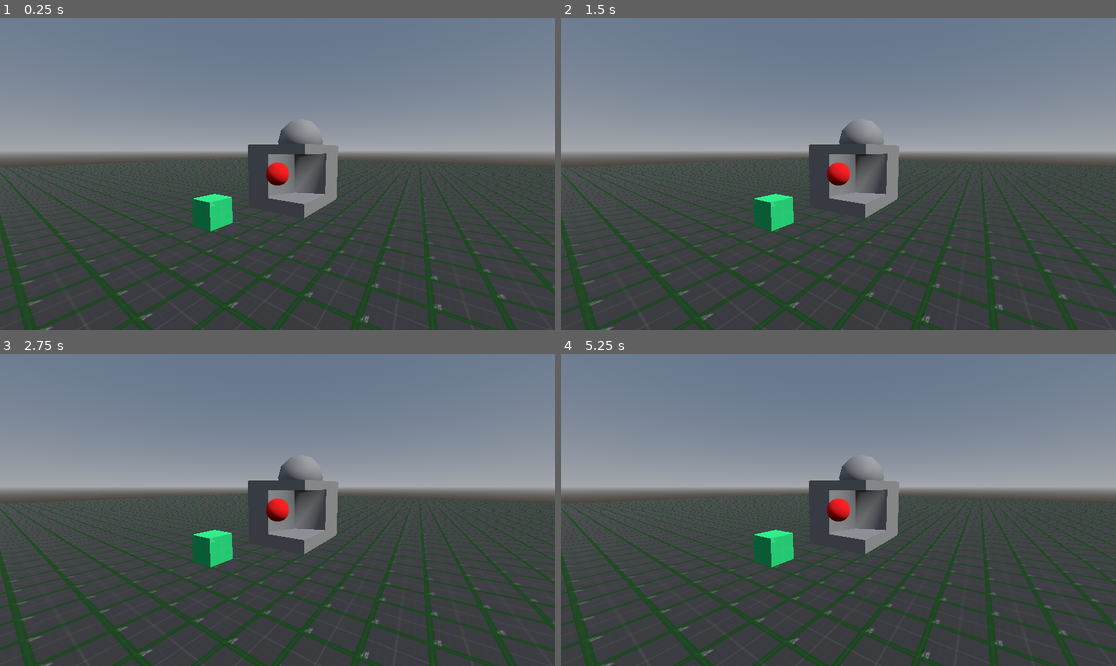
Above: before the commit, frames 1-4 (two rows, left to right).
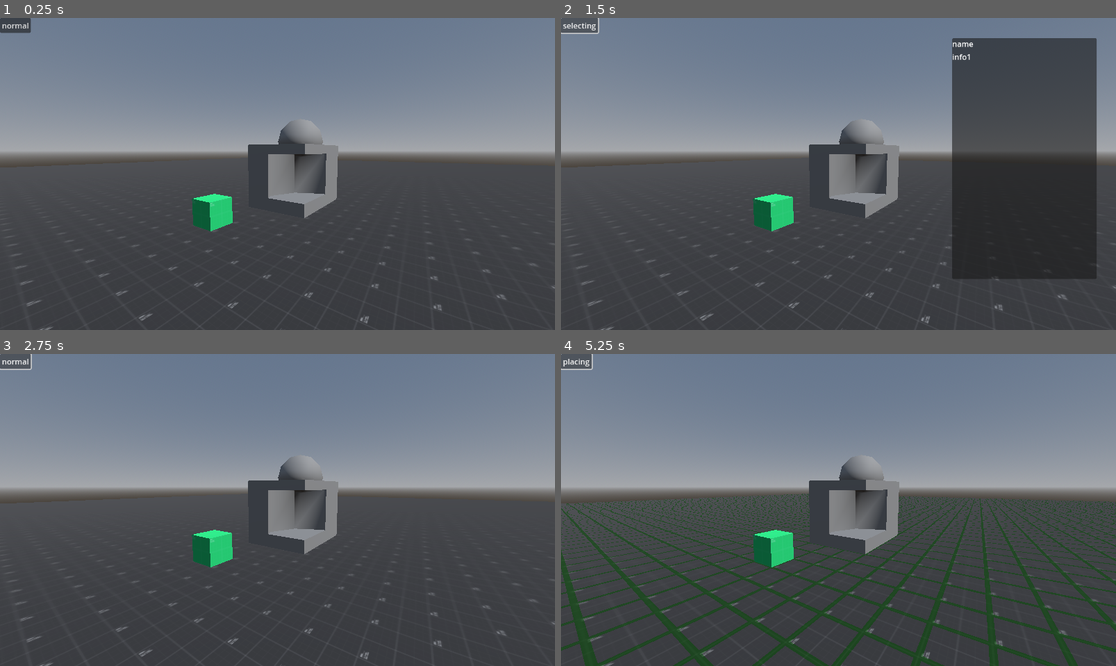
Above: after the commit, the same moments.

Repository: 0x5e8/mold-control
Game: Godot game, scene res://game.tscn
Same seed, same stepped clock (60 frames per second), same inputs: the game is played once before the commit and once after it.
Inputs (mouse positions are in pixels of both pictures, inside the frame that each line leads up to):
- Up to frame 1 (0.25 s): no input
- Up to frame 2 (1.5 s): click (577, 24) at 0.5 s, where only the run after the commit has a clickable "normal"; click (577, 24) at 1.25 s, where only the run after the commit has a clickable "placing"
- Up to frame 3 (2.75 s): click (16, 360) at 2 s, where only the run after the commit has a clickable "selecting"
- Up to frame 4 (5.25 s): click (577, 360) at 2.75 s, where only the run after the commit has a clickable "normal"; click (577, 360) at 3.5 s, where only the run after the commit has a clickable "placing"; click (577, 360) at 4.25 s, where only the run after the commit has a clickable "selecting"; click (577, 360) at 5 s, where only the run after the commit has a clickable "normal"

The runs differ from the first frame. In frame 1, 12% of the frame differs, in the area x 0-100%, y 0-100%; in frame 2, 29%; in frame 3, 12%; in frame 4, 0.5%.

Commit message:
building selecting + mode changing

Diff:
--- /dev/null
+++ b/game.gd
@@ -0,0 +1,5 @@
+extends Node3D
+
+func _process(delta: float) -> void:
+	if Input.is_action_just_pressed("select"):
+		var raycast = %camera.mouse_cast()
--- a/game.tscn
+++ b/game.tscn
@@ -1,18 +1,13 @@
-[gd_scene load_steps=13 format=3 uid="uid://bl6kx2v8meotl"]
+[gd_scene load_steps=12 format=3 uid="uid://bl6kx2v8meotl"]
 
-[ext_resource type="Script" path="res://test.gd" id="1_1f3l0"]
+[ext_resource type="Script" path="res://game.gd" id="1_nnyns"]
 [ext_resource type="PackedScene" uid="uid://pkjgwfcx7x34" path="res://class/Building.tscn" id="2_7bi7w"]
 [ext_resource type="PackedScene" uid="uid://cqiad0it050ig" path="res://building/lab/lab.tscn" id="2_402yj"]
 [ext_resource type="Script" path="res://mouse_controller.gd" id="2_bju7i"]
+[ext_resource type="Script" path="res://game_controller.gd" id="3_ex5qy"]
 [ext_resource type="Script" path="res://camera.gd" id="5_tx2k5"]
 [ext_resource type="PackedScene" uid="uid://osbqr5m0upwv" path="res://platform.tscn" id="6_1w6rt"]
 [ext_resource type="PackedScene" uid="uid://bngy16rweaggf" path="res://gridline.tscn" id="7_0tg6w"]
-
-[sub_resource type="StandardMaterial3D" id="StandardMaterial3D_gwqot"]
-albedo_color = Color(1, 0, 0, 1)
-
-[sub_resource type="SphereMesh" id="SphereMesh_ousop"]
-material = SubResource("StandardMaterial3D_gwqot")
 
 [sub_resource type="ProceduralSkyMaterial" id="ProceduralSkyMaterial_qrnaa"]
 
@@ -24,10 +19,13 @@
 sky = SubResource("Sky_vey25")
 
 [node name="game" type="Node3D"]
-script = ExtResource("1_1f3l0")
+script = ExtResource("1_nnyns")
 
 [node name="mouse-controller" type="Node" parent="."]
 script = ExtResource("2_bju7i")
+
+[node name="game-controller" type="Node" parent="."]
+script = ExtResource("3_ex5qy")
 
 [node name="buildings" type="Node" parent="."]
 
@@ -42,10 +40,6 @@
 transform = Transform3D(0.566406, 0.0932937, -0.818829, 0, 0.993572, 0.113203, 0.824126, -0.064119, 0.562765, -9.18591, 2.21914, 5.63261)
 script = ExtResource("5_tx2k5")
 
-[node name="point" type="MeshInstance3D" parent="."]
-transform = Transform3D(1, 0, 0, 0, 1, 0, 0, 0, 1, -6.29615, 0, 2.36346)
-mesh = SubResource("SphereMesh_ousop")
-
 [node name="environment" type="WorldEnvironment" parent="."]
 environment = SubResource("Environment_0836c")
 
@@ -56,4 +50,47 @@
 transform = Transform3D(1, 0, 0, 0, 1, 0, 0, 0, 1, 0, -0.5, 0)
 
 [node name="gridline" parent="." instance=ExtResource("7_0tg6w")]
+unique_name_in_owner = true
 transform = Transform3D(1, 0, 0, 0, 1, 0, 0, 0, 1, 0, -0.5, 0)
+visible = false
+
+[node name="Control" type="Control" parent="."]
+layout_mode = 3
+anchors_preset = 0
+offset_right = 40.0
+offset_bottom = 40.0
+
+[node name="mode-button" type="Button" parent="Control"]
+unique_name_in_owner = true
+layout_mode = 0
+offset_right = 8.0
+offset_bottom = 8.0
+text = "normal"
+
+[node name="properties-panel" type="Panel" parent="Control"]
+unique_name_in_owner = true
+layout_mode = 0
+offset_left = 812.0
+offset_top = 42.0
+offset_right = 1112.0
+offset_bottom = 542.0
+
+[node name="VBoxContainer" type="VBoxContainer" parent="Control/properties-panel"]
+layout_mode = 1
+anchors_preset = 15
+anchor_right = 1.0
+anchor_bottom = 1.0
+grow_horizontal = 2
+grow_vertical = 2
+
+[node name="prop-name" type="Label" parent="Control/properties-panel/VBoxContainer"]
+unique_name_in_owner = true
+layout_mode = 2
+text = "name"
+
+[node name="prop-info" type="Label" parent="Control/properties-panel/VBoxContainer"]
+unique_name_in_owner = true
+layout_mode = 2
+text = "info1"
+
+[connection signal="pressed" from="Control/mode-button" to="game-controller" method="_on_modebutton_pressed"]
--- /dev/null
+++ b/game_controller.gd
@@ -0,0 +1,46 @@
+extends Node
+
+func _ready() -> void:
+	%gridline.hide()
+	%"properties-panel".hide()
+
+	Globals.current_building_changed.connect(change_building)
+	Globals.current_mode_changed.connect(change_mode)
+
+func _process(_delta: float) -> void:
+	if Input.is_action_just_pressed("escape"):
+		Globals.current_mode = Globals.Mode.NORMAL
+
+	if Globals.current_mode != Globals.Mode.PLACING and Input.is_action_just_pressed("select"):
+		var raycast = %camera.mouse_cast()
+		if not raycast.is_empty():
+			if raycast.collider is Building:
+				Globals.current_building = raycast.collider
+			else:
+				Globals.current_building = null
+		else:
+			Globals.current_building = null
+
+func change_mode(mode):
+	%"mode-button".text = Globals.mode_name[mode]
+
+	match mode:
+		Globals.Mode.NORMAL:
+			%gridline.hide()
+			%"properties-panel".hide()
+		Globals.Mode.PLACING:
+			%gridline.show()
+			%"properties-panel".hide()
+		Globals.Mode.SELECTING:
+			%gridline.hide()
+			%"properties-panel".show()
+
+func change_building(building):
+	if not building: return
+	%"prop-name".text = building.name
+
+func _on_modebutton_pressed() -> void:
+	if Globals.current_mode == Globals.Mode.SELECTING:
+		Globals.current_mode = Globals.Mode.NORMAL
+	else:
+		Globals.current_mode += 1
--- /dev/null
+++ b/globals.gd
@@ -0,0 +1,31 @@
+extends Node
+
+enum Mode {
+	NORMAL,
+	PLACING,
+	SELECTING,
+}
+var mode_name = {
+	Mode.NORMAL: "normal",
+	Mode.PLACING: "placing",
+	Mode.SELECTING: "selecting",
+}
+
+signal current_mode_changed
+var current_mode: Mode:
+	set(val):
+		if current_mode != val:
+			current_mode = val
+			current_mode_changed.emit(val)
+
+signal current_building_changed
+var current_building: Building:
+	set(val):
+		if current_building != val:
+			current_building = val
+			current_building_changed.emit(val)
+
+			if val:
+				current_mode = Mode.SELECTING
+			else:
+				current_mode = Mode.NORMAL
--- a/project.godot
+++ b/project.godot
@@ -15,6 +15,23 @@
 config/features=PackedStringArray("4.3", "Forward Plus")
 config/icon="res://icon.svg"
 
+[autoload]
+
+Globals="*res://globals.gd"
+
 [display]
 
 window/size/resizable=false
+
+[input]
+
+select={
+"deadzone": 0.5,
+"events": [Object(InputEventMouseButton,"resource_local_to_scene":false,"resource_name":"","device":-1,"window_id":0,"alt_pressed":false,"shift_pressed":false,"ctrl_pressed":false,"meta_pressed":false,"button_mask":1,"position":Vector2(377, 15),"global_position":Vector2(386, 61),"factor":1.0,"button_index":1,"canceled":false,"pressed":true,"double_click":false,"script":null)
+]
+}
+escape={
+"deadzone": 0.5,
+"events": [Object(InputEventKey,"resource_local_to_scene":false,"resource_name":"","device":-1,"window_id":0,"alt_pressed":false,"shift_pressed":false,"ctrl_pressed":false,"meta_pressed":false,"pressed":false,"keycode":0,"physical_keycode":4194305,"key_label":0,"unicode":0,"location":0,"echo":false,"script":null)
+]
+}
--- a/test.gd
+++ /dev/null
@@ -1,6 +0,0 @@
-extends Node
-
-func _process(delta: float) -> void:
-	var mousecast = %camera.mouse_cast()
-	if len(mousecast.keys()):
-		$point.position = mousecast["position"]
